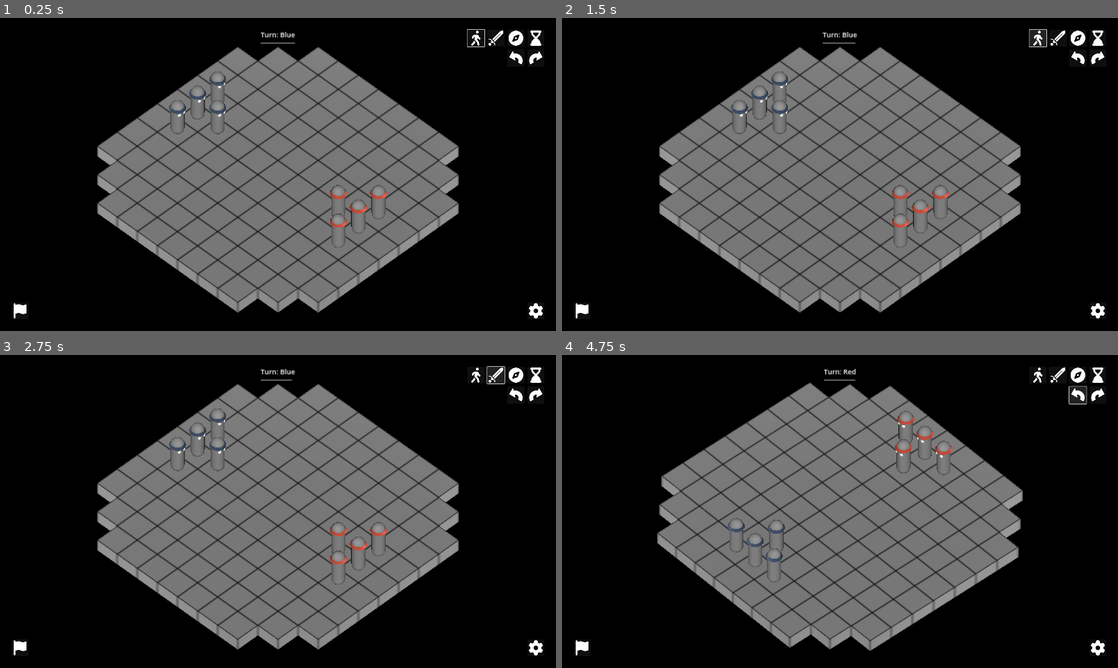
Above: before the commit, frames 1-4 (two rows, left to right).
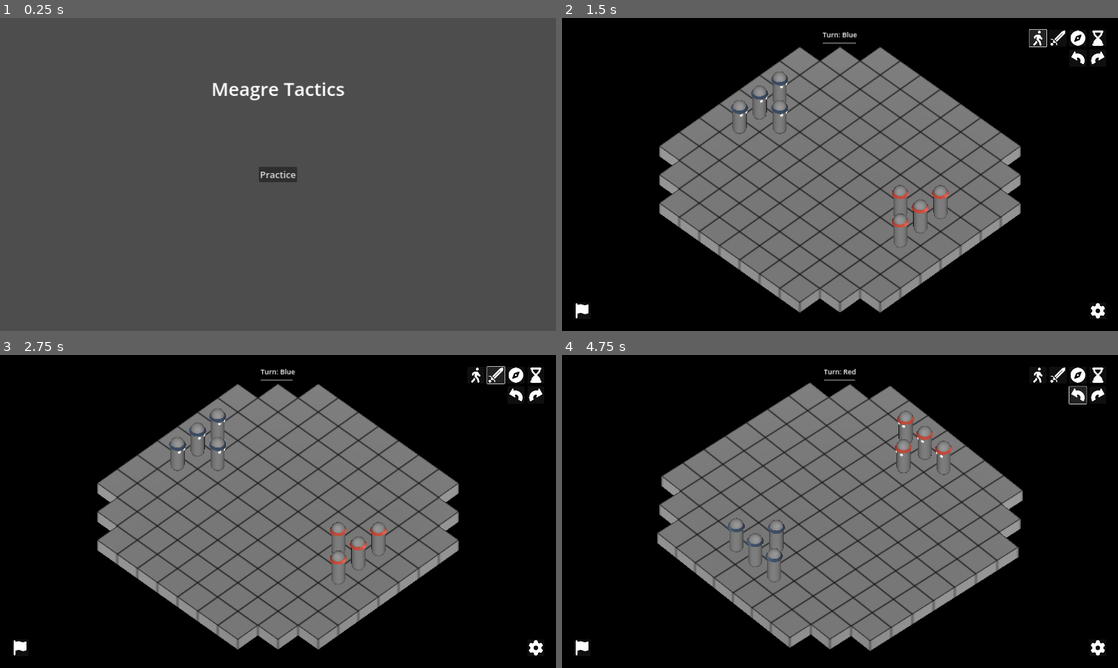
Above: after the commit, the same moments.

Repository: telmotrooper/meagre-tactics
Game: Godot game, scene res://ui/title_screen.tscn
The game is run twice, just before and just after one commit, with the same random seed, the same clock (stepped at 60 frames per second) and the same inputs. Before the commit the project starts from res://main.tscn.
Inputs (mouse positions are in pixels of both pictures, inside the frame that each line leads up to):
- Up to frame 1 (0.25 s): no input
- Up to frame 2 (1.5 s): click (840, 174) at 0.5 s, where only the run after the commit has a clickable "Practice"; click (1040, 36) at 1.25 s
- Up to frame 3 (2.75 s): click (494, 373) at 2 s
- Up to frame 4 (4.75 s): click (1079, 373) at 2.75 s; click (1095, 373) at 3.5 s; click (1079, 395) at 4.25 s

The runs differ from the first frame. In frame 1, 95% of the frame differs, in the area x 0-100%, y 0-100%; in frame 2, less than 0.1%; in frame 3, less than 0.1%; in frame 4, less than 0.1%.

Commit message:
initial title screen

Diff:
--- /dev/null
+++ b/game.tscn
@@ -0,0 +1,69 @@
+[gd_scene load_steps=10 format=3 uid="uid://cm7b76vakvonu"]
+
+[ext_resource type="Script" path="res://game.gd" id="1_2c1y3"]
+[ext_resource type="PackedScene" uid="uid://c7ss0ckdihwsf" path="res://board.tscn" id="2_qole7"]
+[ext_resource type="Script" path="res://board.gd" id="3_wltfk"]
+[ext_resource type="PackedScene" uid="uid://bfr6ahl1msuvj" path="res://unit/unit.tscn" id="4_p2ii1"]
+[ext_resource type="Script" path="res://camera_pivot.gd" id="5_xqxay"]
+[ext_resource type="AudioStream" uid="uid://dhra8lxayunuw" path="res://sounds/ceramic_square_bowl_turn_or_rotate_on_stone_surface_1_zapsplat.mp3" id="6_b454t"]
+[ext_resource type="AudioStream" uid="uid://xxejjtcm12rr" path="res://sounds/ceramic_square_bowl_turn_or_rotate_on_stone_surface_2_zapsplat.mp3" id="7_byk71"]
+[ext_resource type="PackedScene" uid="uid://djmy0eeab85si" path="res://ui/ui.tscn" id="8_aoq4e"]
+
+[sub_resource type="Environment" id="Environment_loftu"]
+background_mode = 1
+
+[node name="Game" type="Node3D"]
+script = ExtResource("1_2c1y3")
+
+[node name="Board" parent="." instance=ExtResource("2_qole7")]
+script = ExtResource("3_wltfk")
+
+[node name="Team1" type="Node" parent="Board"]
+
+[node name="Unit" parent="Board/Team1" instance=ExtResource("4_p2ii1")]
+transform = Transform3D(-4.37114e-08, 0, 1, 0, 1, 0, -1, 0, -4.37114e-08, -4, 1, -1)
+
+[node name="Unit2" parent="Board/Team1" instance=ExtResource("4_p2ii1")]
+transform = Transform3D(-4.37114e-08, 0, 1, 0, 1, 0, -1, 0, -4.37114e-08, -4, 1, 0)
+
+[node name="Unit3" parent="Board/Team1" instance=ExtResource("4_p2ii1")]
+transform = Transform3D(-4.37114e-08, 0, 1, 0, 1, 0, -1, 0, -4.37114e-08, -3, 1, 0)
+
+[node name="Unit4" parent="Board/Team1" instance=ExtResource("4_p2ii1")]
+transform = Transform3D(-4.37114e-08, 0, 1, 0, 1, 0, -1, 0, -4.37114e-08, -4, 1, 1)
+
+[node name="Team2" type="Node" parent="Board"]
+
+[node name="Unit" parent="Board/Team2" instance=ExtResource("4_p2ii1")]
+transform = Transform3D(1.31134e-07, 0, -1, 0, 1, 0, 1, 0, 1.31134e-07, 4, 1, 1)
+color = "red"
+
+[node name="Unit2" parent="Board/Team2" instance=ExtResource("4_p2ii1")]
+transform = Transform3D(1.31134e-07, 0, -1, 0, 1, 0, 1, 0, 1.31134e-07, 4, 1, -2.18557e-08)
+color = "red"
+
+[node name="Unit3" parent="Board/Team2" instance=ExtResource("4_p2ii1")]
+transform = Transform3D(1.31134e-07, 0, -1, 0, 1, 0, 1, 0, 1.31134e-07, 3, 1, 6.55671e-08)
+color = "red"
+
+[node name="Unit4" parent="Board/Team2" instance=ExtResource("4_p2ii1")]
+transform = Transform3D(1.31134e-07, 0, -1, 0, 1, 0, 1, 0, 1.31134e-07, 4, 1, -1)
+color = "red"
+
+[node name="CameraPivot" type="Node3D" parent="."]
+script = ExtResource("5_xqxay")
+sound_effect_left = ExtResource("6_b454t")
+sound_effect_right = ExtResource("7_byk71")
+
+[node name="Camera3D" type="Camera3D" parent="CameraPivot"]
+transform = Transform3D(0.707107, -0.5, 0.5, 0, 0.707107, 0.707107, -0.707107, -0.5, 0.5, 3, 4.5, 3)
+projection = 1
+size = 11.0
+
+[node name="DirectionalLight3D" type="DirectionalLight3D" parent="CameraPivot"]
+transform = Transform3D(0.707107, -0.5, 0.5, 0, 0.707107, 0.707107, -0.707107, -0.5, 0.5, 4, 5, 4)
+
+[node name="WorldEnvironment" type="WorldEnvironment" parent="."]
+environment = SubResource("Environment_loftu")
+
+[node name="UI" parent="." instance=ExtResource("8_aoq4e")]
--- a/main.tscn
+++ /dev/null
@@ -1,69 +0,0 @@
-[gd_scene load_steps=10 format=3 uid="uid://cm7b76vakvonu"]
-
-[ext_resource type="PackedScene" uid="uid://c7ss0ckdihwsf" path="res://board.tscn" id="1_655q7"]
-[ext_resource type="Script" path="res://main.gd" id="1_m5qru"]
-[ext_resource type="PackedScene" uid="uid://bfr6ahl1msuvj" path="res://unit/unit.tscn" id="2_6erff"]
-[ext_resource type="Script" path="res://board.gd" id="2_w2gau"]
-[ext_resource type="Script" path="res://camera_pivot.gd" id="3_6mpia"]
-[ext_resource type="PackedScene" uid="uid://djmy0eeab85si" path="res://ui/ui.tscn" id="5_n4uyp"]
-[ext_resource type="AudioStream" uid="uid://dhra8lxayunuw" path="res://sounds/ceramic_square_bowl_turn_or_rotate_on_stone_surface_1_zapsplat.mp3" id="6_qjc6m"]
-[ext_resource type="AudioStream" uid="uid://xxejjtcm12rr" path="res://sounds/ceramic_square_bowl_turn_or_rotate_on_stone_surface_2_zapsplat.mp3" id="7_aiorw"]
-
-[sub_resource type="Environment" id="Environment_loftu"]
-background_mode = 1
-
-[node name="Main" type="Node3D"]
-script = ExtResource("1_m5qru")
-
-[node name="Board" parent="." instance=ExtResource("1_655q7")]
-script = ExtResource("2_w2gau")
-
-[node name="Team1" type="Node" parent="Board"]
-
-[node name="Unit" parent="Board/Team1" instance=ExtResource("2_6erff")]
-transform = Transform3D(-4.37114e-08, 0, 1, 0, 1, 0, -1, 0, -4.37114e-08, -4, 1, -1)
-
-[node name="Unit2" parent="Board/Team1" instance=ExtResource("2_6erff")]
-transform = Transform3D(-4.37114e-08, 0, 1, 0, 1, 0, -1, 0, -4.37114e-08, -4, 1, 0)
-
-[node name="Unit3" parent="Board/Team1" instance=ExtResource("2_6erff")]
-transform = Transform3D(-4.37114e-08, 0, 1, 0, 1, 0, -1, 0, -4.37114e-08, -3, 1, 0)
-
-[node name="Unit4" parent="Board/Team1" instance=ExtResource("2_6erff")]
-transform = Transform3D(-4.37114e-08, 0, 1, 0, 1, 0, -1, 0, -4.37114e-08, -4, 1, 1)
-
-[node name="Team2" type="Node" parent="Board"]
-
-[node name="Unit" parent="Board/Team2" instance=ExtResource("2_6erff")]
-transform = Transform3D(1.31134e-07, 0, -1, 0, 1, 0, 1, 0, 1.31134e-07, 4, 1, 1)
-color = "red"
-
-[node name="Unit2" parent="Board/Team2" instance=ExtResource("2_6erff")]
-transform = Transform3D(1.31134e-07, 0, -1, 0, 1, 0, 1, 0, 1.31134e-07, 4, 1, -2.18557e-08)
-color = "red"
-
-[node name="Unit3" parent="Board/Team2" instance=ExtResource("2_6erff")]
-transform = Transform3D(1.31134e-07, 0, -1, 0, 1, 0, 1, 0, 1.31134e-07, 3, 1, 6.55671e-08)
-color = "red"
-
-[node name="Unit4" parent="Board/Team2" instance=ExtResource("2_6erff")]
-transform = Transform3D(1.31134e-07, 0, -1, 0, 1, 0, 1, 0, 1.31134e-07, 4, 1, -1)
-color = "red"
-
-[node name="CameraPivot" type="Node3D" parent="."]
-script = ExtResource("3_6mpia")
-sound_effect_left = ExtResource("6_qjc6m")
-sound_effect_right = ExtResource("7_aiorw")
-
-[node name="Camera3D" type="Camera3D" parent="CameraPivot"]
-transform = Transform3D(0.707107, -0.5, 0.5, 0, 0.707107, 0.707107, -0.707107, -0.5, 0.5, 3, 4.5, 3)
-projection = 1
-size = 11.0
-
-[node name="DirectionalLight3D" type="DirectionalLight3D" parent="CameraPivot"]
-transform = Transform3D(0.707107, -0.5, 0.5, 0, 0.707107, 0.707107, -0.707107, -0.5, 0.5, 4, 5, 4)
-
-[node name="WorldEnvironment" type="WorldEnvironment" parent="."]
-environment = SubResource("Environment_loftu")
-
-[node name="UI" parent="." instance=ExtResource("5_n4uyp")]
--- a/project.godot
+++ b/project.godot
@@ -11,7 +11,7 @@
 [application]
 
 config/name="Meagre Tactics"
-run/main_scene="res://main.tscn"
+run/main_scene="res://ui/title_screen.tscn"
 config/features=PackedStringArray("4.3", "Forward Plus")
 config/icon="res://icon.svg"
 
--- /dev/null
+++ b/ui/title_screen.gd
@@ -0,0 +1,6 @@
+extends Node3D
+
+@export var practice_scene: PackedScene
+
+func _on_practice_button_pressed() -> void:
+	get_tree().change_scene_to_packed(practice_scene)
--- /dev/null
+++ b/ui/title_screen.tscn
@@ -0,0 +1,52 @@
+[gd_scene load_steps=3 format=3 uid="uid://bu2f54i4tkcy7"]
+
+[ext_resource type="Script" path="res://ui/title_screen.gd" id="1_cl6t8"]
+[ext_resource type="PackedScene" uid="uid://cm7b76vakvonu" path="res://game.tscn" id="2_ig3re"]
+
+[node name="TitleScreen" type="Node3D"]
+script = ExtResource("1_cl6t8")
+practice_scene = ExtResource("2_ig3re")
+
+[node name="Control" type="Control" parent="."]
+layout_mode = 3
+anchors_preset = 15
+anchor_right = 1.0
+anchor_bottom = 1.0
+grow_horizontal = 2
+grow_vertical = 2
+
+[node name="RichTextLabel" type="RichTextLabel" parent="Control"]
+layout_mode = 1
+anchors_preset = 5
+anchor_left = 0.5
+anchor_right = 0.5
+offset_left = -230.5
+offset_top = 200.0
+offset_right = 230.5
+offset_bottom = 288.0
+grow_horizontal = 2
+theme_override_font_sizes/normal_font_size = 64
+bbcode_enabled = true
+text = "Meagre Tactics"
+fit_content = true
+autowrap_mode = 0
+
+[node name="VBoxContainer" type="VBoxContainer" parent="Control"]
+layout_mode = 1
+anchors_preset = 8
+anchor_left = 0.5
+anchor_top = 0.5
+anchor_right = 0.5
+anchor_bottom = 0.5
+offset_left = -66.0
+offset_top = -26.5
+offset_right = 66.0
+offset_bottom = 26.5
+grow_horizontal = 2
+grow_vertical = 2
+
+[node name="PracticeButton" type="Button" parent="Control/VBoxContainer"]
+layout_mode = 2
+text = "Practice"
+
+[connection signal="pressed" from="Control/VBoxContainer/PracticeButton" to="." method="_on_practice_button_pressed"]
Renamed: main.gd -> game.gd
